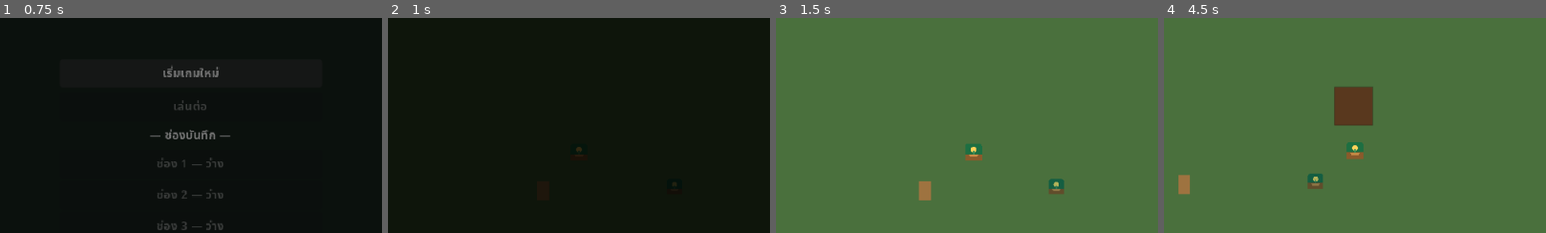
Above: before the commit, frames 1-4 (left to right).
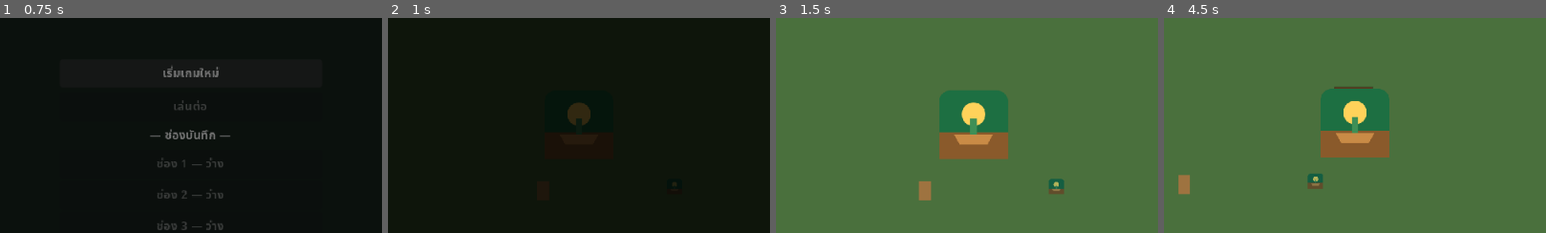
Above: after the commit, the same moments.

Repository: pathai95441/life-of-siam
Game: Godot game, scene res://src/ui/menus/main_menu.tscn
Two runs of this game, one before a commit and one after it. Both use one fixed random seed, a clock stepped at 60 frames per second and the inputs below.
Inputs (mouse positions are % of the whole screen's width and height, from its top left):
- Up to frame 1 (0.75 s): click "เริ่มเกมใหม่" at 0.5 s
- Up to frame 2 (1 s): no input
- Up to frame 3 (1.5 s): move the mouse to (72, 45) at 1.27 s; hold D (move_right) from 1.28 s (still down); hold E (interact) from 1.28 s (still down)
- Up to frame 4 (4.5 s): tap Shift (run) at 1.55, 2.1, 3.05, 3.6 s; move the mouse to (30, 55) at 2.02 s; release D (move_right) at 2.03 s; release E (interact) at 2.03 s; hold S (move_down) 2.03-2.78 s; tap E (interact) at 2.3, 3.8 s; move the mouse to (60, 28) at 2.77 s; hold D (move_right) 2.78-3.53 s; hold E (interact) 2.78-3.53 s; move the mouse to (45, 70) at 3.52 s; hold W (move_up) 3.53-4.28 s; move the mouse to (80, 65) at 4.27 s; press the mouse at (80, 65) at 4.28 s; hold A (move_left) from 4.28 s (still down)
The pictures show only the part of the screen within x 25-75%, y 17-67%; the shares and areas given below are measured in that part.

Frame 1 is identical in both runs. In frame 2, 0.5% of the frame differs, in the area x 47-53%, y 39-60%; in frame 3, 5.5%; in frame 4, 5.7%, in the area x 41-59%, y 32-66%.

Commit message:
W4: Player collider and placeholder sprite come from data
player.tscn no longer contains a shape. The CircleShape2D of radius 5 and
the 14x14 probe rectangle are gone; both are now built at runtime from
wo_player.tres and GameConstants.

Three things were learned the hard way and are recorded in AGENTS.md so
they are not relearned:

A hand-written exported node reference needs node_paths= in the node
header, not just NodePath(...) in the property. Without it Godot silently
leaves the property null -- no error, no warning. collision_body was null
and the collider was never built. Rather than guess the format, the scene
was instantiated, the reference assigned, and PackedScene.pack plus
ResourceSaver.save used to let Godot serialise it; the diff showed the
missing piece. W5 wires three more scenes the same way.

Shape nodes cannot be added during _ready. The parent is still setting up
its children and the engine rejects add_child outright. Both WorldBody and
InteractionProbe now defer construction by one frame, which is flushed
before gameplay runs.

A parse error in the script of a scene passed on the command line makes
headless Godot hang rather than exit. Two apparent timeouts this session
were that. --editor --quit reports the parse error properly.

The probe moved from a hand-picked 12 px to one world unit, which is 32,
while NPCs, beds and signs keep their old hand-sized areas until W5. That
gap could have made objects unreachable, so it is measured rather than
assumed: the test sweeps distances and reports the band each object is
reachable in. Somchai 12-48 px, the bed 8-56, the sign 16-48, all
comfortably covering the 32 px offset. An earlier single-distance version
of that test did fail, but the fault was mine -- it read overlaps before
the teleport had propagated, and force_update_transform fixed it. No
regression existed.

Also closes D9 for the player. The placeholder icon was roughly a third of
the height its own data declares, so the screen was lying about scale. The
sprite is now scaled from height in the resource and stands with its feet
on the ground position. Derived from data, never the reverse. It is
temporary and goes away with the icon.

Verified: compile clean, 194 assertions across five suites, and the
capture confirms a person now reads as just under two tiles tall against
one-unit tiles.

Logged D13: movement and tool targeting are still unprojected, so walking
north covers twice the world distance that walking east does. It has to
land with FarmGrid in W6, not on its own.

Co-Authored-By: Claude Opus 5 (1M context) <noreply@anthropic.com>

Diff:
--- a/src/components/interactable.gd
+++ b/src/components/interactable.gd
@@ -41,3 +41,9 @@
 
 func label() -> String:
 	return prompt if not prompt.is_empty() else prompt_en
+
+
+## Node name, for diagnostics. Distinct from [method label], which is the verb
+## shown to the player.
+func owner_label() -> String:
+	return String(name)
--- a/src/components/world_body.gd
+++ b/src/components/world_body.gd
@@ -34,7 +34,11 @@
 
 
 func _ready() -> void:
-	rebuild()
+	# Deferred, not immediate: during scene instantiation the parent is still
+	# setting up its children and the engine rejects add_child outright
+	# ("Parent node is busy setting up children"). One frame later it is safe,
+	# and the deferred queue is flushed before gameplay runs.
+	rebuild.call_deferred()
 
 
 ## Recreates both shapes from the current [member data]. Public so a tool or a
--- a/src/core/game_constants.gd
+++ b/src/core/game_constants.gd
@@ -45,6 +45,11 @@
 const PLAYER_ACCELERATION: float = 900.0
 const PLAYER_FRICTION: float = 1200.0
 const PLAYER_MAX_STAMINA: float = 100.0
+## How far in front of the player the interaction probe sits, in world units.
+const PROBE_REACH_UNITS: float = 1.0
+## Sensor extent of the probe, in world units. Small on purpose: the probe is
+## effectively a point, and range comes from each object's interaction_reach.
+const PROBE_SIZE_UNITS := Vector2(0.5, 0.5)
 const STAMINA_PER_TOOL_USE: float = 2.0
 const STAMINA_PER_RUN_SECOND: float = 1.5
 
--- a/src/entities/player/player.gd
+++ b/src/entities/player/player.gd
@@ -23,6 +23,9 @@
 @onready var probe: InteractionProbe = $InteractionProbe
 @onready var tool_handler: ToolHandler = $ToolHandler
 @onready var camera: Camera2D = $Camera2D
+## Sizes this body's collider from wo_player.tres. The player's own extents are
+## data like everything else's, so nothing here carries a shape.
+@onready var world_body: WorldBody = $WorldBody
 
 
 func _ready() -> void:
@@ -37,6 +40,7 @@
 	EventBus.dialogue_finished.connect(_on_dialogue_finished)
 
 	probe.point_towards(facing)
+	_fit_placeholder_sprite()
 	EventBus.player_spawned.emit(self)
 
 
@@ -45,6 +49,21 @@
 
 
 # --- Shared helpers used by states -------------------------------------------
+
+## Scales the placeholder icon to the height the data declares, with its feet
+## on the ground position. Derived from data, never the reverse: art must
+## follow the declared size, not define it.
+##
+## Temporary. Real sprites get authored at the right size and this goes away
+## along with the icon.
+func _fit_placeholder_sprite() -> void:
+	var texture := sprite.texture
+	if texture == null or world_body.data == null:
+		return
+	var target_height := world_body.data.height * WorldSpace.height_px()
+	sprite.scale = Vector2.ONE * (target_height / float(texture.get_height()))
+	sprite.position = Vector2(0.0, -target_height * 0.5)
+
 
 func read_input() -> Vector2:
 	input_direction = Input.get_vector("move_left", "move_right", "move_up", "move_down")
--- a/src/entities/player/player.tscn
+++ b/src/entities/player/player.tscn
@@ -9,52 +9,43 @@
 [ext_resource type="Script" path="res://src/entities/player/states/player_walk.gd" id="7_walk"]
 [ext_resource type="Script" path="res://src/entities/player/states/player_use_tool.gd" id="8_use"]
 [ext_resource type="Script" path="res://src/entities/player/states/player_locked.gd" id="9_locked"]
+[ext_resource type="Script" path="res://src/components/world_body.gd" id="10_body"]
+[ext_resource type="Resource" path="res://resources/world_objects/wo_player.tres" id="11_data"]
 
-[sub_resource type="CircleShape2D" id="CircleShape2D_body"]
-radius = 5.0
-
-[sub_resource type="RectangleShape2D" id="RectangleShape2D_probe"]
-size = Vector2(14, 14)
-
-[node name="Player" type="CharacterBody2D"]
+[node name="Player" type="CharacterBody2D" unique_id=82792315]
 motion_mode = 1
 script = ExtResource("1_player")
 
-[node name="Sprite2D" type="Sprite2D" parent="."]
-position = Vector2(0, -6)
-scale = Vector2(0.11, 0.11)
+[node name="Sprite2D" type="Sprite2D" parent="." unique_id=676267236]
 texture = ExtResource("2_icon")
 
-[node name="CollisionShape2D" type="CollisionShape2D" parent="."]
-shape = SubResource("CircleShape2D_body")
+[node name="WorldBody" type="Node" parent="." unique_id=1682882058 node_paths=PackedStringArray("collision_body")]
+script = ExtResource("10_body")
+data = ExtResource("11_data")
+collision_body = NodePath("..")
 
-[node name="InteractionProbe" type="Area2D" parent="."]
-position = Vector2(0, 12)
+[node name="InteractionProbe" type="Area2D" parent="." unique_id=769015407]
 script = ExtResource("3_probe")
-reach = 12.0
 
-[node name="CollisionShape2D" type="CollisionShape2D" parent="InteractionProbe"]
-shape = SubResource("RectangleShape2D_probe")
-
-[node name="ToolHandler" type="Node" parent="."]
+[node name="ToolHandler" type="Node" parent="." unique_id=770172343]
 script = ExtResource("4_tool")
 
-[node name="StateMachine" type="Node" parent="."]
+[node name="StateMachine" type="Node" parent="." unique_id=111126534]
 script = ExtResource("5_fsm")
 initial_state = NodePath("Idle")
 
-[node name="Idle" type="Node" parent="StateMachine"]
+[node name="Idle" type="Node" parent="StateMachine" unique_id=2110744332]
 script = ExtResource("6_idle")
 
-[node name="Walk" type="Node" parent="StateMachine"]
+[node name="Walk" type="Node" parent="StateMachine" unique_id=1486770211]
 script = ExtResource("7_walk")
 
-[node name="UseTool" type="Node" parent="StateMachine"]
+[node name="UseTool" type="Node" parent="StateMachine" unique_id=544614167]
 script = ExtResource("8_use")
 
-[node name="Locked" type="Node" parent="StateMachine"]
+[node name="Locked" type="Node" parent="StateMachine" unique_id=503499209]
 script = ExtResource("9_locked")
 
-[node name="Camera2D" type="Camera2D" parent="."]
+[node name="Camera2D" type="Camera2D" parent="." unique_id=967880475]
 position_smoothing_enabled = true
 position_smoothing_speed = 8.0
--- a/src/systems/interaction/interaction_probe.gd
+++ b/src/systems/interaction/interaction_probe.gd
@@ -5,12 +5,15 @@
 ## "Best" = highest priority, nearest on a tie. Focus changes are broadcast so
 ## the HUD can show a prompt without polling every frame.
 
-## How far in front of the actor the probe sits, in pixels.
-@export var reach: float = 12.0
+## How far in front of the actor the probe sits, in world units.
+@export var reach_units: float = GameConstants.PROBE_REACH_UNITS
 
 var focused: Interactable = null
 
 var _actor: Node2D
+
+
+const SENSOR_SHAPE_NAME := "ProbeSensor"
 
 
 func _ready() -> void:
@@ -18,13 +21,33 @@
 	collision_layer = 0
 	collision_mask = GameConstants.layer_mask(GameConstants.Layer.INTERACTABLE)
 	monitoring = true
+	# Deferred for the same reason as WorldBody.rebuild -- see that comment.
+	_build_sensor.call_deferred()
+
+
+## Built here rather than authored, for the same reason [WorldBody] builds its
+## shapes: a sensor size sitting in a .tscn is a number nobody revisits.
+func _build_sensor() -> void:
+	var shape_node := get_node_or_null(SENSOR_SHAPE_NAME) as CollisionShape2D
+	if shape_node == null:
+		shape_node = CollisionShape2D.new()
+		shape_node.name = SENSOR_SHAPE_NAME
+		add_child(shape_node)
+	var rect := RectangleShape2D.new()
+	rect.size = WorldSpace.footprint_screen_size(GameConstants.PROBE_SIZE_UNITS)
+	shape_node.shape = rect
 
 
 ## Called by the actor whenever its facing changes.
+##
+## The offset is measured on the un-foreshortened axis for now, so it stays
+## consistent with movement and with FarmGrid's square cells. Task W6 moves
+## movement, targeting and the grid into projected space together -- doing only
+## one of them here would put the prompt somewhere the tool does not reach.
 func point_towards(facing: Vector2) -> void:
 	if facing.is_zero_approx():
 		return
-	position = facing.normalized() * reach
+	position = facing.normalized() * reach_units * WorldSpace.ground_px()
 
 
 func _physics_process(_delta: float) -> void:
--- a/tests/world_test.gd
+++ b/tests/world_test.gd
@@ -30,6 +30,8 @@
 
 	_test_camera_limits(world)
 	_test_hud_hotbar()
+	_test_player_world_body()
+	await _test_interaction_reach_band()
 
 	print("\n==================================================")
 	print("  world_test: %d passed, %d failed" % [pass_count, fail_count])
@@ -72,6 +74,99 @@
 	check_eq("Key shows the hotkey digit, not an item name", key.text, "1")
 
 
+## W4: the player's collider must come from wo_player.tres, not from a shape
+## somebody sized by eye in player.tscn.
+func _test_player_world_body() -> void:
+	print("\n--- player world body (W4) ---")
+	var player: Player = get_tree().get_first_node_in_group(&"player")
+	if player == null:
+		check("player exists", false)
+		return
+	var body := player.world_body
+	check("player has a WorldBody component", body != null)
+	if body == null:
+		return
+	check("it is wired to wo_player.tres", body.data != null and body.data.id == &"player")
+	check("it is wired to the player body itself", body.collision_body == player)
+
+	var shape_node := body.collision_shape()
+	check("a collider was built at runtime", shape_node != null)
+	if shape_node == null:
+		return
+	check("the collider is a rectangle, not the old circle",
+		shape_node.shape is RectangleShape2D)
+	check_eq("collider size comes from the resource",
+		(shape_node.shape as RectangleShape2D).size, body.data.collision_screen_size())
+	check_eq("collider is centred, matching a centred origin",
+		shape_node.position, Vector2.ZERO)
+	check("the player still collides with the world layer",
+		player.collision_mask & GameConstants.layer_mask(GameConstants.Layer.WORLD) != 0)
+
+	var probe_shape := player.probe.get_node_or_null(
+		InteractionProbe.SENSOR_SHAPE_NAME) as CollisionShape2D
+	check("the probe built its own sensor", probe_shape != null)
+	if probe_shape != null:
+		check_eq("sensor size comes from PROBE_SIZE_UNITS",
+			(probe_shape.shape as RectangleShape2D).size,
+			WorldSpace.footprint_screen_size(GameConstants.PROBE_SIZE_UNITS))
+	check("the probe sits in front of the player, not on top of it",
+		not player.probe.position.is_zero_approx())
+
+	# Rule 18: the placeholder art must match the size the data declares,
+	# or the screen lies about how big things are.
+	var sprite_height: float = player.sprite.texture.get_height() * player.sprite.scale.y
+	var declared_height := body.data.height * WorldSpace.height_px()
+	check("sprite height matches the declared height (%.1f px)" % declared_height,
+		is_equal_approx(sprite_height, declared_height))
+	check("sprite stands on the ground position, not through it",
+		player.sprite.position.y < 0.0)
+
+
+## W4 moved the probe from a hand-picked 12 px to 1 world unit (32 px), while
+## NPCs, beds and signs still carry hand-sized areas until W5 replaces them
+## with data-derived ones. Rather than assert one distance, this sweeps and
+## reports the band each object is actually reachable in, so the effect of W5
+## is measurable instead of hoped for.
+func _test_interaction_reach_band() -> void:
+	print("\n--- interaction reach band (W4 transitional) ---")
+	var player: Player = get_tree().get_first_node_in_group(&"player")
+	if player == null:
+		check("player exists", false)
+		return
+
+	var probe_offset := player.probe.reach_units * WorldSpace.ground_px()
+	print("    probe sits %.0f px in front of the player" % probe_offset)
+
+	for target in get_tree().get_nodes_in_group(&"interactable"):
+		var interactable := target as Interactable
+		if interactable == null:
+			continue
+		var band := await _reach_band(player, interactable)
+		var label := interactable.owner_label()
+		if band.is_empty():
+			check("'%s' is reachable at some distance" % label, false)
+			continue
+		print("    %-10s reachable at %d-%d px%s" % [label, band[0], band[-1],
+			"  <-- covers the probe offset" if band.has(int(probe_offset)) else ""])
+		check("'%s' is reachable at some distance" % label, true)
+		check("'%s' is reachable at the probe offset" % label,
+			band.has(int(probe_offset)))
+
+
+## Distances, in whole pixels, at which [param target] gets probe focus.
+func _reach_band(player: Player, target: Interactable) -> Array[int]:
+	var hits: Array[int] = []
+	for distance in range(4, 64, 4):
+		player.global_position = target.global_position + Vector2(distance, 0)
+		player.set_facing(Vector2.LEFT)
+		player.force_update_transform()
+		await get_tree().physics_frame
+		await get_tree().physics_frame
+		if player.probe.focused == target:
+			hits.append(distance)
+	return hits
+
+
 func _find_hotbar() -> HBoxContainer:
 	for node in _all_nodes(get_tree().root):
 		if node is HBoxContainer and node.name == "Hotbar":
Not shown: 1 places in src/entities/player/player.tscn that only renumber resources
Not shown, changed: AGENTS.md
Not shown, changed: IMPLEMENTATION_PLAN.md
